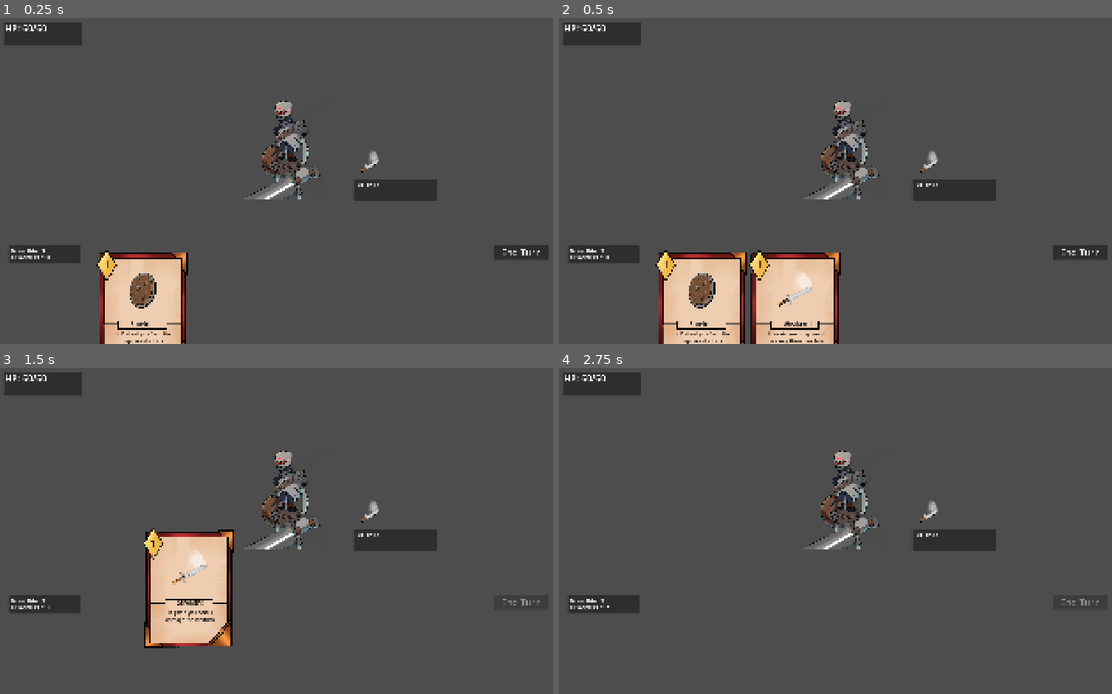
Above: before the commit, frames 1-4 (two rows, left to right).
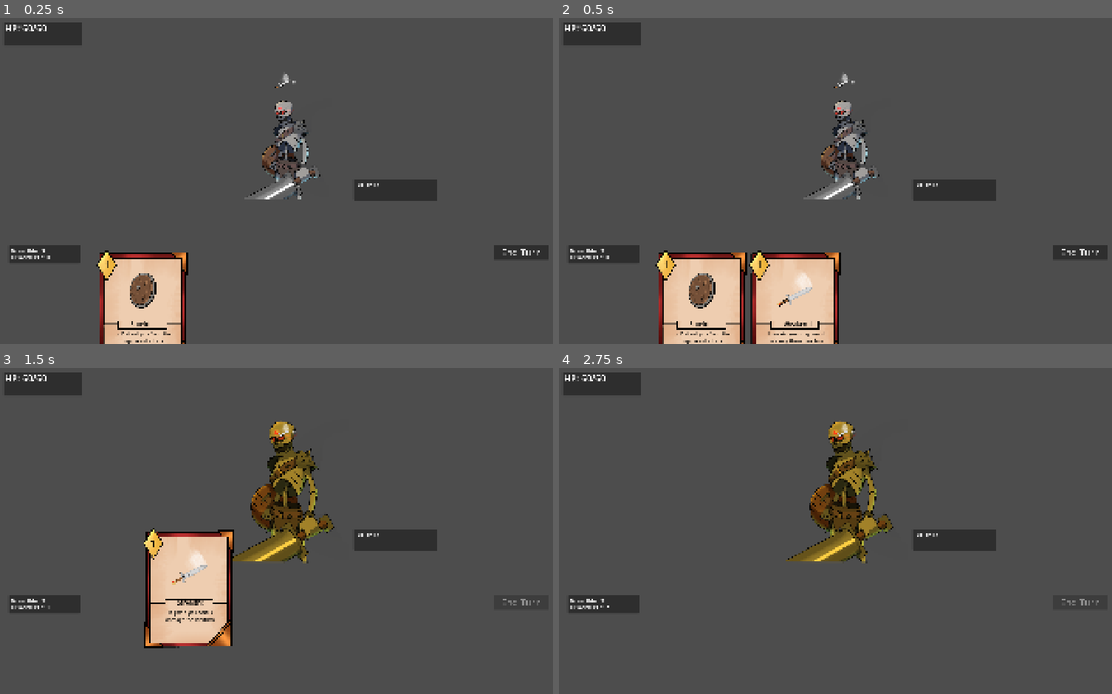
Above: after the commit, the same moments.

Repository: GanisAD/SCOUNDREL-COMPFEST-18-IGI
Game: Godot game, scene res://Scene/combat.tscn
Same seed, same stepped clock (60 frames per second), same inputs: the game is played once before the commit and once after it.
Inputs (mouse positions are in pixels of both pictures, inside the frame that each line leads up to):
- Up to frame 1 (0.25 s): no input
- Up to frame 2 (0.5 s): no input
- Up to frame 3 (1.5 s): click "End Turn" at 0.5 s; drag from (143, 661) to (282, 501) at 1.27 s
- Up to frame 4 (2.75 s): drag from (735, 544) to (841, 501) at 2.02 s

The runs differ from the first frame. In frame 1, 0.1% of the frame differs, in the area x 49-69%, y 17-48%; in frame 2, 0.1%; in frame 3, 3.8%; in frame 4, 3.8%, in the area x 40-69%, y 16-60%.
Error before the commit: Invalid call to function 'update_hud' in base 'Panel (StatsUI)'. Expected 0 argument(s). (res://Script/Entity/Enemy/enemy.gd:53)

Commit message:
Fix some issue (still have other)
I fix some intent ui issue by properly implemented it. Also fix some variable names and some other stuffs that gives runtime error. Still have issue with strenght visual but will work on that later.

Diff:
--- a/Scene/Components/Entity/Enemy/Skeleton.tscn
+++ b/Scene/Components/Entity/Enemy/Skeleton.tscn
@@ -4,11 +4,15 @@
 [ext_resource type="Texture2D" uid="uid://lbugtm3281vu" path="res://Resources/Entity/Enemy/skeleton-raw.png" id="1_rtd58"]
 [ext_resource type="Script" uid="uid://dyhlscpnv4y2a" path="res://Script/Stats/EnemyStats.gd" id="2_kth1x"]
 [ext_resource type="Script" uid="uid://c5bwrfkctlenp" path="res://Script/UI/stats_ui.gd" id="4_ce4ot"]
-[ext_resource type="Texture2D" uid="uid://l5dd6upj5687" path="res://Resources/Card/Icon/sword wo bg.png" id="4_j5lal"]
+[ext_resource type="Script" uid="uid://b5ytpvid0iejd" path="res://Script/UI/intent_ui.gd" id="4_j5lal"]
 [ext_resource type="Script" uid="uid://bh60cpy5uy2yt" path="res://Script/Entity/Enemy/enemy_action_picker.gd" id="5_ayxb1"]
+[ext_resource type="Texture2D" uid="uid://l5dd6upj5687" path="res://Resources/Card/Icon/sword wo bg.png" id="5_m4gqk"]
 [ext_resource type="Script" uid="uid://cy6rkfoqhnhgi" path="res://Script/Entity/Enemy/Action/enemy_attack.gd" id="6_1xqxk"]
 [ext_resource type="Script" uid="uid://cpwqtekw0l7s1" path="res://Script/Entity/Enemy/Action/enemy_block.gd" id="7_1xqxk"]
 [ext_resource type="Script" uid="uid://i08bkieiqxwq" path="res://Script/Entity/Enemy/Action/enemy_strenght_buff.gd" id="8_7rs3b"]
+[ext_resource type="Resource" uid="uid://cruxt8ofgn1eq" path="res://Script/Entity/Enemy/Intent/attackIntent.tres" id="8_qpvyo"]
+[ext_resource type="Resource" uid="uid://t17ikvgvlyfs" path="res://Script/Entity/Enemy/Intent/blockIntent.tres" id="10_m4gqk"]
+[ext_resource type="Resource" uid="uid://clkwesslalr20" path="res://Script/Entity/Enemy/Intent/strenghtIntent.tres" id="12_w2qd8"]
 
 [sub_resource type="Resource" id="Resource_ce4ot"]
 script = ExtResource("2_kth1x")
@@ -36,13 +40,23 @@
 scale = Vector2(0.7, 0.7)
 texture = ExtResource("1_rtd58")
 
-[node name="TextureRect" type="TextureRect" parent="." unique_id=831787028]
-offset_left = 226.0
-offset_top = -64.0
-offset_right = 302.0
-offset_bottom = 22.0
-texture = ExtResource("4_j5lal")
+[node name="IntentUI" type="HBoxContainer" parent="." unique_id=634082391]
+offset_left = -104.0
+offset_top = -314.0
+offset_right = 80.0
+offset_bottom = -254.0
+alignment = 1
+script = ExtResource("4_j5lal")
+
+[node name="Icon" type="TextureRect" parent="IntentUI" unique_id=1691157347]
+custom_minimum_size = Vector2(60, 40)
+layout_mode = 2
+texture = ExtResource("5_m4gqk")
 expand_mode = 1
+
+[node name="Label" type="Label" parent="IntentUI" unique_id=647259547]
+layout_mode = 2
+text = "6"
 
 [node name="StatsUI" type="Panel" parent="." unique_id=1095239114]
 offset_left = 213.0
@@ -72,10 +86,13 @@
 
 [node name="EnemyAttack" type="Node" parent="EnemyActionPicker" unique_id=225846787]
 script = ExtResource("6_1xqxk")
+intent = ExtResource("8_qpvyo")
 
 [node name="EnemyBlock" type="Node" parent="EnemyActionPicker" unique_id=193863620]
 script = ExtResource("7_1xqxk")
+intent = ExtResource("10_m4gqk")
 
 [node name="EnemyStrenghtEffect" type="Node" parent="EnemyActionPicker" unique_id=721828034]
 script = ExtResource("8_7rs3b")
 strength_amount = 1
+intent = ExtResource("12_w2qd8")
--- a/Script/Entity/Enemy/Action/enemy_strenght_buff.gd
+++ b/Script/Entity/Enemy/Action/enemy_strenght_buff.gd
@@ -24,7 +24,7 @@
 # 2. Eksekusi Buff dan Efek Visual Permanen
 func perform_action(enemy: Enemy, player: PlayerHandler) -> void:
 	# Tambahkan stats strength (asumsi variabel di stats bernama strength)
-	enemy.stats.strength += strength_amount
+	enemy.stats.strength_stacks += strength_amount
 	already_used = true
 
 	# Memicu efek visual transisi warna di objek Enemy
--- a/Script/Entity/Enemy/enemy.gd
+++ b/Script/Entity/Enemy/enemy.gd
@@ -50,7 +50,7 @@
 # [MODIFIKASI] Dipanggil otomatis saat sinyal stats_changed aktif
 func _on_stats_changed() -> void:
 	if stats_ui and stats:
-		stats_ui.update_hud(stats)
+		stats_ui.update_hud()
 
 	# [TAMBAHAN] Reactive Intent: Cek ulang AI jika HP berkurang,
 	# siapa tahu memicu Conditional Action (seperti Mega Block) secara real-time!
--- /dev/null
+++ b/Script/UI/intent_ui.gd
@@ -0,0 +1,33 @@
+# intent_ui.gd
+class_name IntentUI
+extends HBoxContainer
+
+# Hubungkan komponen child di dalam scene UI lewat Onready
+@onready var icon: TextureRect = $Icon
+@onready var number: Label = $Number
+
+func _ready() -> void:
+	# Sembunyikan UI secara default saat pertempuran dimulai
+	hide()
+
+# Fungsi utama yang dipanggil oleh Enemy ketika rencana aksinya berubah
+func update_intent(intent_data: Intent) -> void:
+	if not intent_data:
+		hide()
+		return
+
+	# 1. Update Ikon Visual
+	if icon and intent_data.icon:
+		icon.texture = intent_data.icon
+
+	# 2. Update Label Angka (Damage/Shield)
+	if number:
+		if intent_data.number.strip_edges() == "":
+			# Sembunyikan label angka jika teksnya kosong (misal: saat Buff/Debuff)
+			number.visible = false
+		else:
+			number.text = intent_data.number
+			number.visible = true
+
+	# Tampilkan UI setelah data berhasil diperbarui
+	show()
Not shown, added: Script/UI/intent_ui.gd.uid
